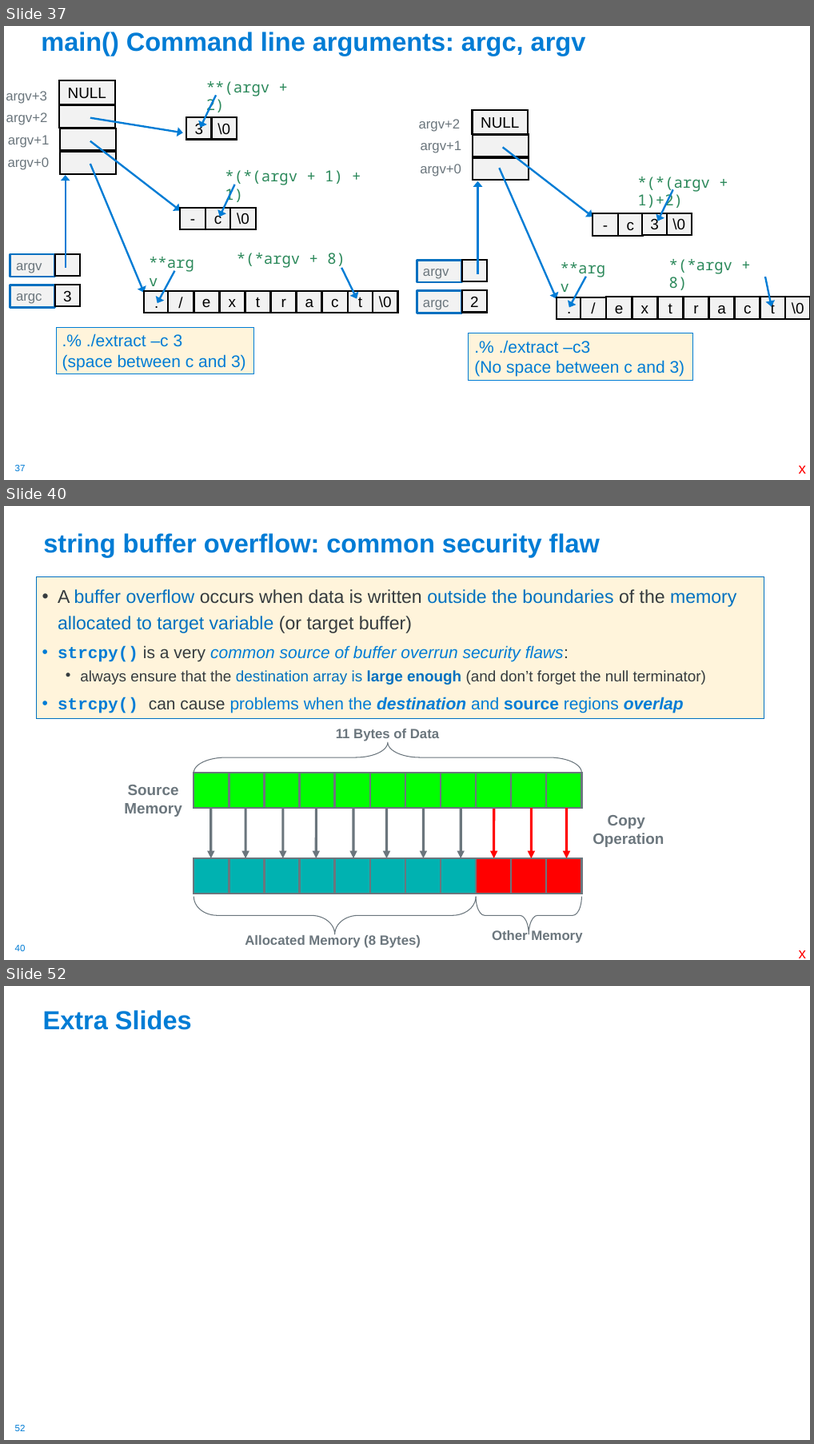
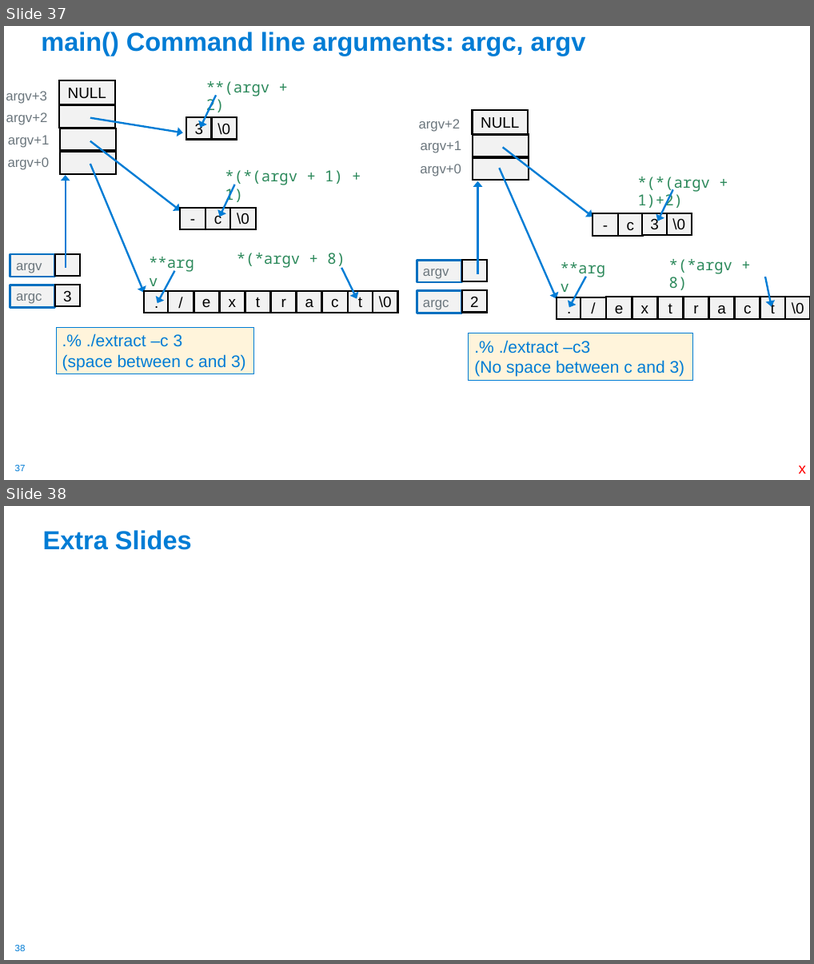
Before and after one commit to cse30-sp24/Muller-Slides, a slide deck: Lecture-7.pptx. Shown one above the other, each under a label of ours: slides 37, 40 and 52 before the commit, slides 37 and 38 after it; the slides between them are not shown. The pictures are 814x1444 and 814x964 pixels, drawn with LibreOffice and Linux fonts; fonts in the diff are those of the drawing. Boxes give left, top, right and bottom in pixels: in the first picture for what was removed or moved away, otherwise in the second. Text is boxed around its words. In the diff, an @@ line names an element or a change of style, - is before the commit and + after.

```diff
--- a/Lecture-7.pptx
+++ b/Lecture-7.pptx
@@ slide 40 removed at (4, 506, 810, 960), background #FFFFFF; not listed: 1 template element that a slide beside it also shows @@
@@ title removed at (43, 533, 600, 557) @@
-string buffer overflow: common security flaw
@@ text removed at (36, 577, 765, 719) @@
-• A buffer overflow occurs when data is written outside the boundaries of the memory allocated to target variable (or target buffer)
-• strcpy() is a very common source of buffer overrun security flaws:
-  • always ensure that the destination array is large enough (and don’t forget the null terminator)
-• strcpy() can cause problems when the destination and source regions overlap
@@ left brace removed at (194, 743, 582, 772) @@
@@ text removed at (336, 728, 439, 741) @@
-11 Bytes of Data
@@ group removed at (124, 772, 582, 816): 11 rectangles, 1 text @@
-Source
-Memory
@@ arrow removed from (211, 808) to (211, 858) @@
@@ arrow removed from (246, 808) to (246, 858) @@
@@ arrow removed from (283, 808) to (283, 858) @@
@@ arrow removed from (316, 808) to (316, 858) @@
@@ arrow removed from (354, 808) to (354, 858) @@
@@ arrow removed from (387, 808) to (387, 858) @@
@@ arrow removed from (424, 808) to (424, 858) @@
@@ arrow removed from (462, 808) to (462, 858) @@
@@ arrow removed from (494, 808) to (494, 858) @@
@@ arrow removed from (531, 808) to (531, 858) @@
@@ arrow removed from (567, 808) to (567, 858) @@
@@ text removed at (593, 815, 664, 847) @@
-Copy
-Operation
@@ group removed at (194, 858, 582, 893): 11 rectangles @@
@@ left brace removed at (194, 896, 476, 934) @@
@@ left brace removed at (476, 896, 582, 934) @@
@@ text removed at (245, 934, 421, 948) @@
-Allocated Memory (8 Bytes)
@@ text removed at (492, 930, 582, 943) @@
-Other Memory
@@ text removed at (799, 950, 806, 958) @@
-x
@@ what was slide 52 is now slide 38 @@
@@ page number at (15, 944, 26, 951): text changed @@
-52
+38
```
Also in this commit, not shown: 6 slides changed, 13 other slides removed, 1 other file.
